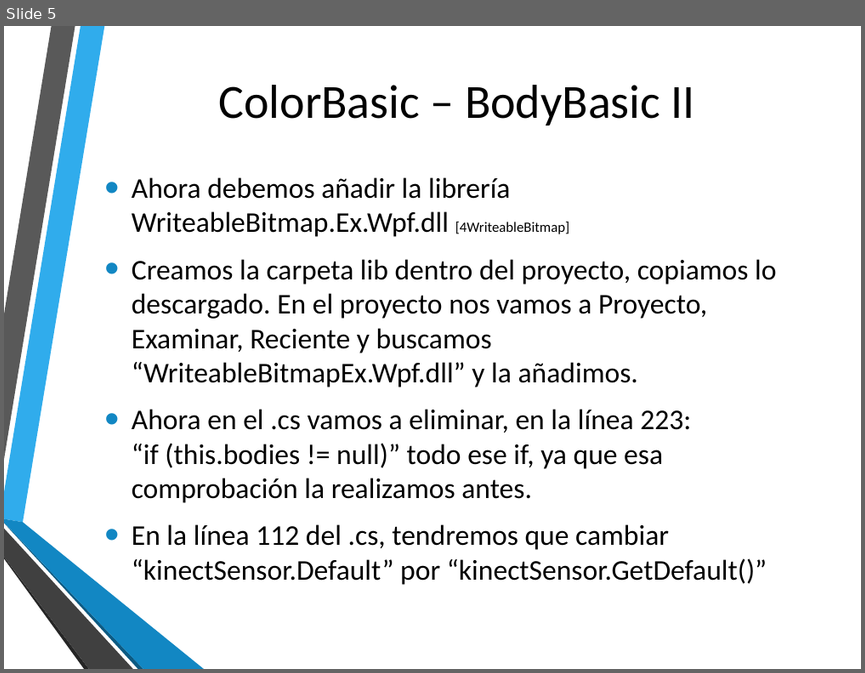
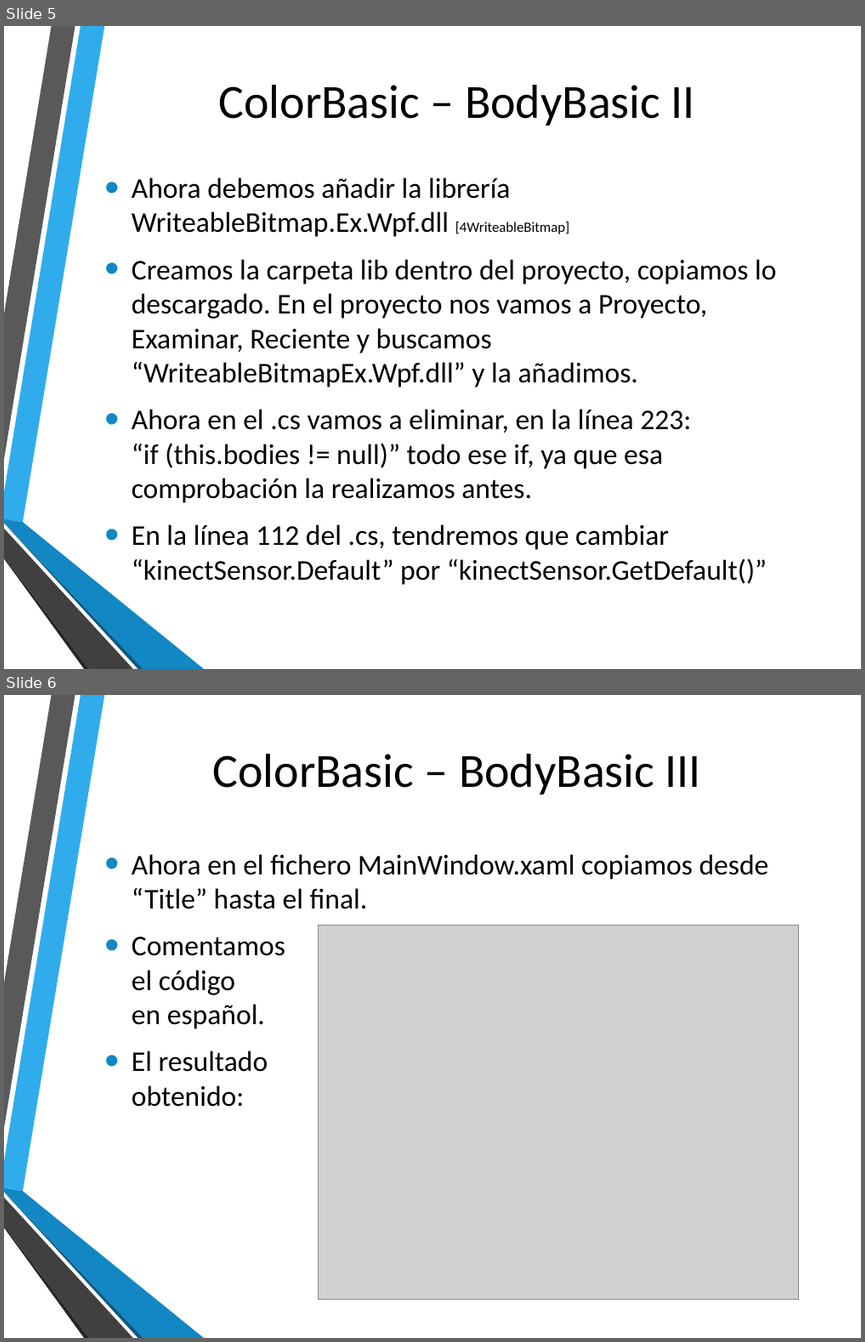
Before and after one commit to FPerezHernandez92/NPI-Kinect-v2, a slide deck: Presentación Práctica 1.pptx. Shown one above the other, each under a label of ours: slide 5 before the commit, slides 5 and 6 after it. The pictures are 865x673 and 865x1342 pixels, drawn with LibreOffice and Linux fonts; fonts in the diff are those of the drawing; grey boxes stand for pictures; background and template pictures are left out. Boxes give left, top, right and bottom in pixels: in the first picture for what was removed or moved away, otherwise in the second. Text is boxed around its words. In the diff, an @@ line names an element or a change of style, - is before the commit and + after.

Commit message:
ColorBasic-BodyBasic 3
Copiamos el código de xaml desde Title, comentamos el código a español y
mostramos una foto con el resultado.

```diff
--- a/Presentación Práctica 1.pptx
+++ b/Presentación Práctica 1.pptx
@@ slide 6 added at [4, 695, 861, 1338], background picture (left out); not listed: 6 template elements that a slide beside it also shows @@
@@ title added at [212, 754, 701, 794], 40 pt, text #000000 @@
+ColorBasic – BodyBasic III
@@ text added at [132, 854, 769, 1106], 24 pt, text #000000 @@
+• Ahora en el fichero MainWindow.xaml copiamos desde “Title” hasta el final.
+• Comentamos
+  el código
+  en español.
+• El resultado
+  obtenido:
@@ picture added at [318, 925, 798, 1300] @@
```
Also in this commit, not shown: 1 slide removed, 20 other files.
